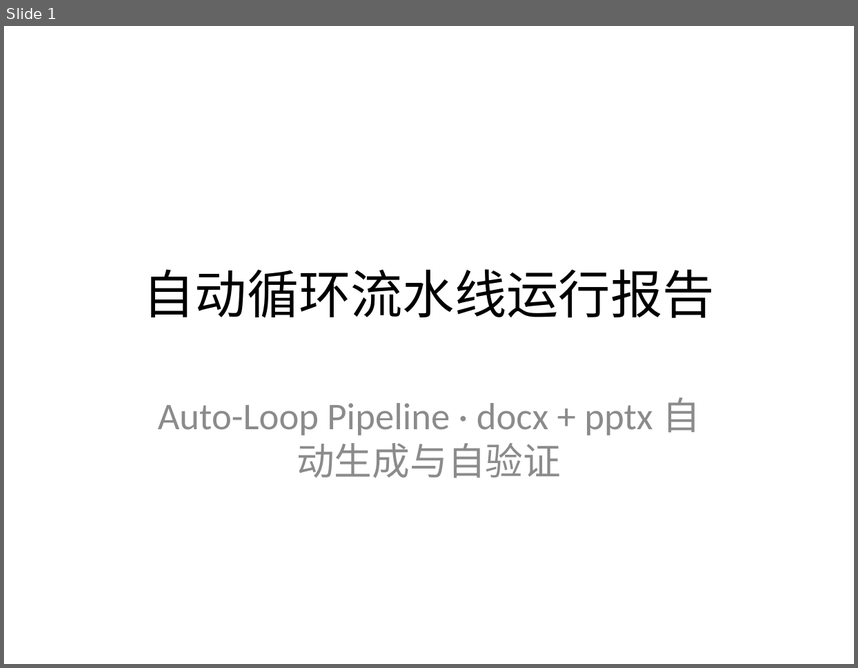
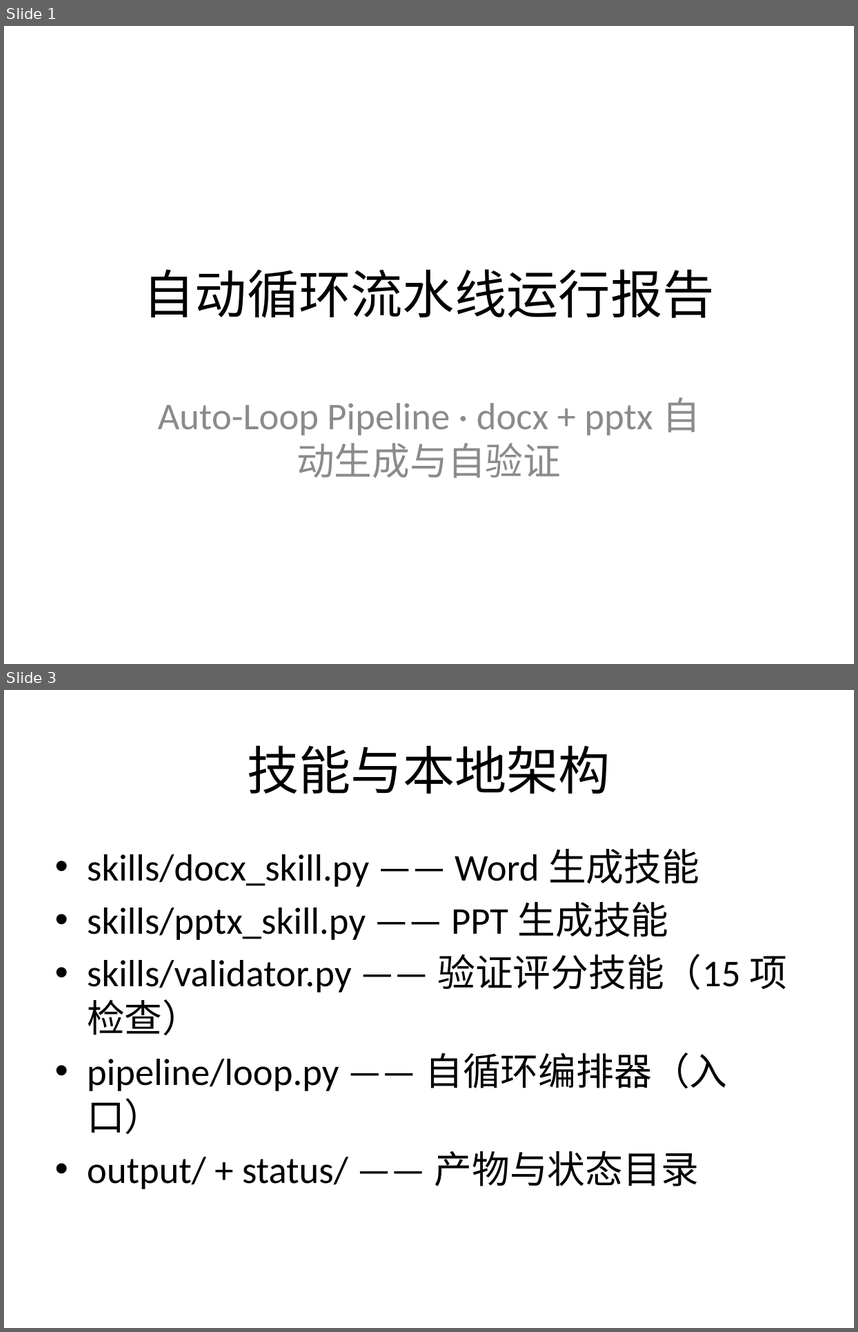
Before and after one commit to mqgg5630-cyber/test-auto-arena, a slide deck: output/slides/deck.pptx. Shown one above the other, each under a label of ours: slide 1 before the commit, slides 1 and 3 after it; the slides between them are not shown. The pictures are 858x668 and 858x1332 pixels, drawn with LibreOffice and Linux fonts; fonts in the diff are those of the drawing. Boxes give left, top, right and bottom in pixels: in the first picture for what was removed or moved away, otherwise in the second. Text is boxed around its words. In the diff, an @@ line names an element or a change of style, - is before the commit and + after.

Commit message:
auto-loop: iter 2 · score 90/100 · ITERATING

```diff
--- a/output/slides/deck.pptx
+++ b/output/slides/deck.pptx
@@ slide 3 added at [4,690,854,1328], background #FFFFFF @@
@@ title added at [247,745,611,793], 44 pt, text #000000 @@
+技能与本地架构
@@ text added at [87,849,787,1189], 32 pt, text #000000 @@
+• skills/docx_skill.py —— Word 生成技能
+• skills/pptx_skill.py —— PPT 生成技能
+• skills/validator.py —— 验证评分技能（15 项检查）
+• pipeline/loop.py —— 自循环编排器（入口）
+• output/ + status/ —— 产物与状态目录
```
Also in this commit, not shown: 1 slide changed, 4 other slides added, 1 slide removed, 4 other files.
